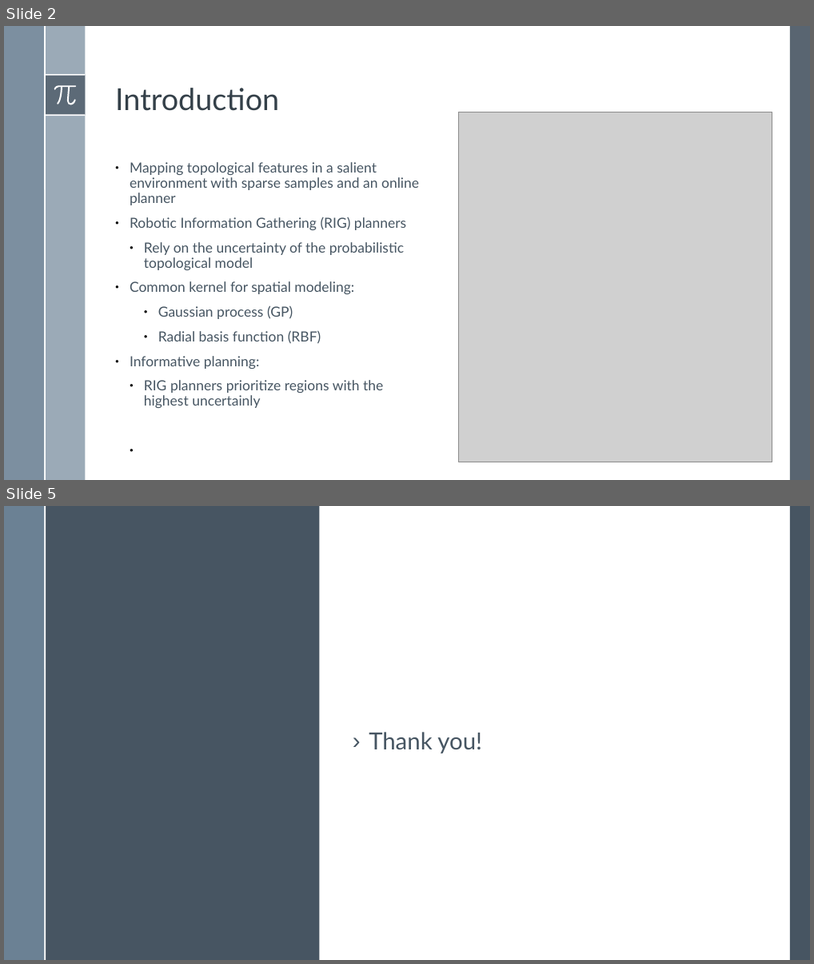
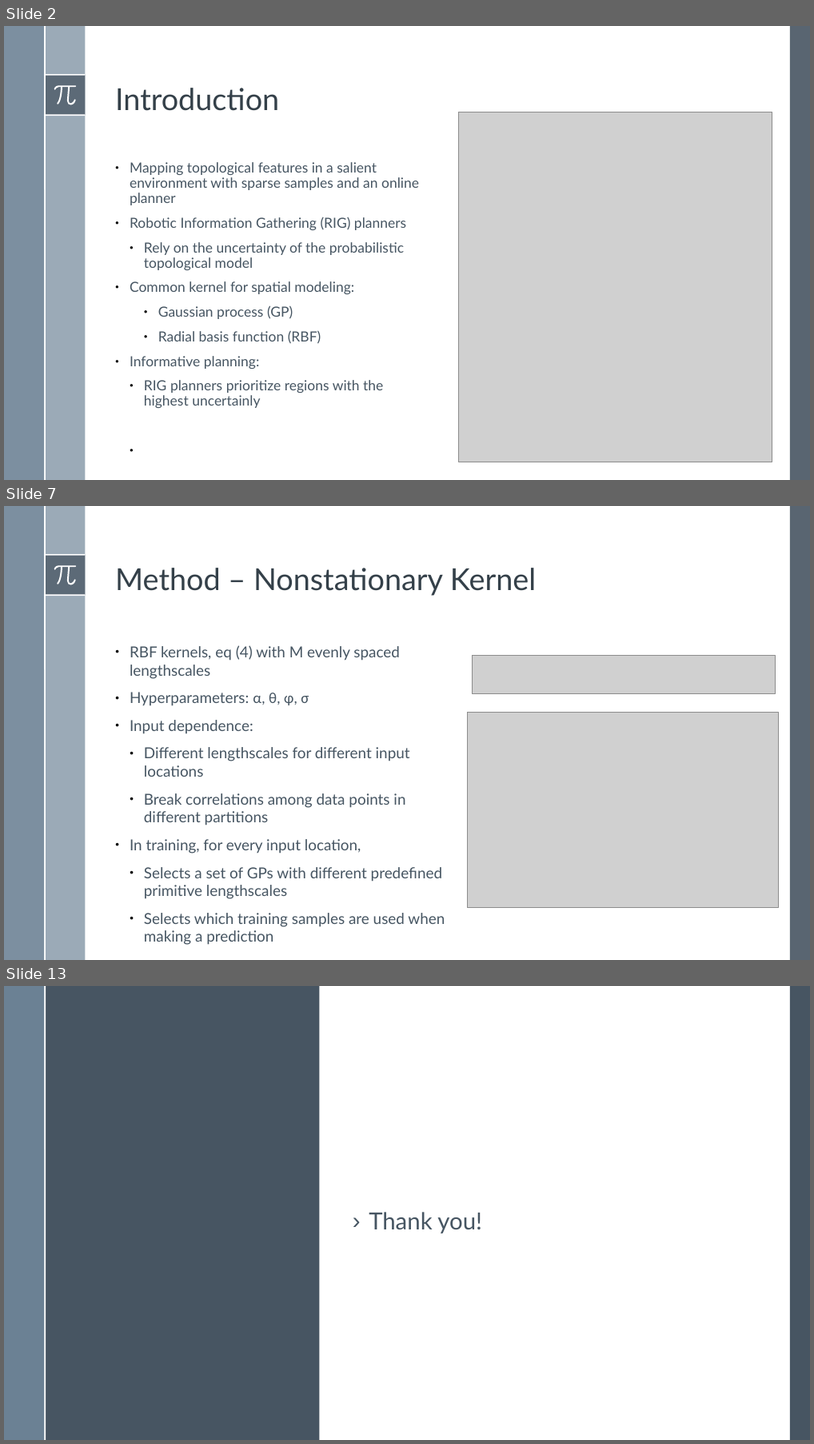
Before and after one commit to BardiaMojra/literature_reviews, a slide deck: ak_attentive_kernel_for_information_gathering/ak_attentive_kernel_for_information_gathering.odp. Shown one above the other, each under a label of ours: slides 2 and 5 before the commit, slides 2, 7 and 13 after it; the slides between them are not shown. The pictures are 814x964 and 814x1444 pixels, drawn with LibreOffice and Linux fonts; fonts in the diff are those of the drawing; grey boxes stand for pictures. Boxes give left, top, right and bottom in pixels: in the first picture for what was removed or moved away, otherwise in the second. Text is boxed around its words. In the diff, an @@ line names an element or a change of style, - is before the commit and + after.

```diff
--- a/ak_attentive_kernel_for_information_gathering/ak_attentive_kernel_for_information_gathering.odp
+++ b/ak_attentive_kernel_for_information_gathering/ak_attentive_kernel_for_information_gathering.odp
@@ slide 7 added at (4, 506, 810, 960), background #FFFFFF; not listed: 8 template elements that a slide beside it also shows @@
@@ text added at (115, 568, 536, 596), 36 pt, text #344049 @@
+Method – Nonstationary Kernel
@@ text added at (130, 645, 445, 944), 18 pt, text #465562 @@
+● RBF kernels, eq (4) with M evenly spaced lengthscales
+● Hyperparameters: α, θ, φ, σ
+● Input dependence:
+  ● Different lengthscales for different input locations
+  ● Break correlations among data points in different partitions
+● In training, for every input location,
+  ● Selects a set of GPs with different predefined primitive lengthscales
+  ● Selects which training samples are used when making a prediction
@@ picture added at (472, 656, 776, 693) @@
@@ picture added at (467, 712, 778, 907) @@
@@ what was slide 5 is now slide 13 @@
```
Also in this commit, not shown: 2 slides changed, 7 other slides added, 5 other files.
